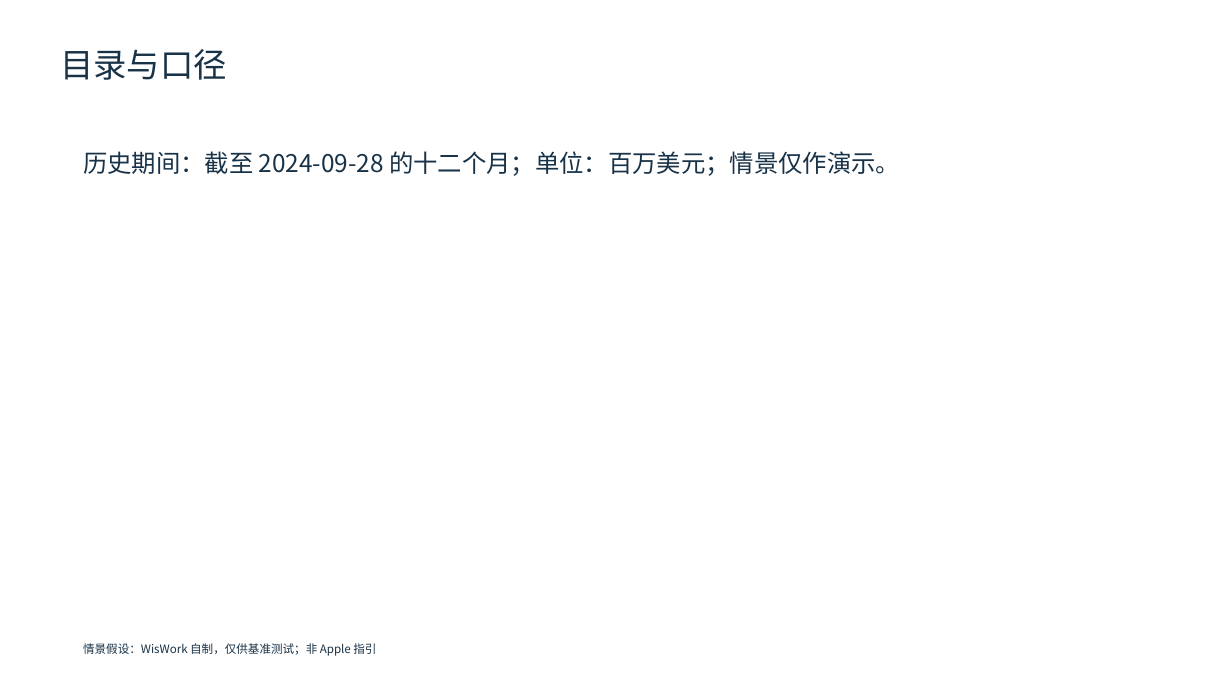
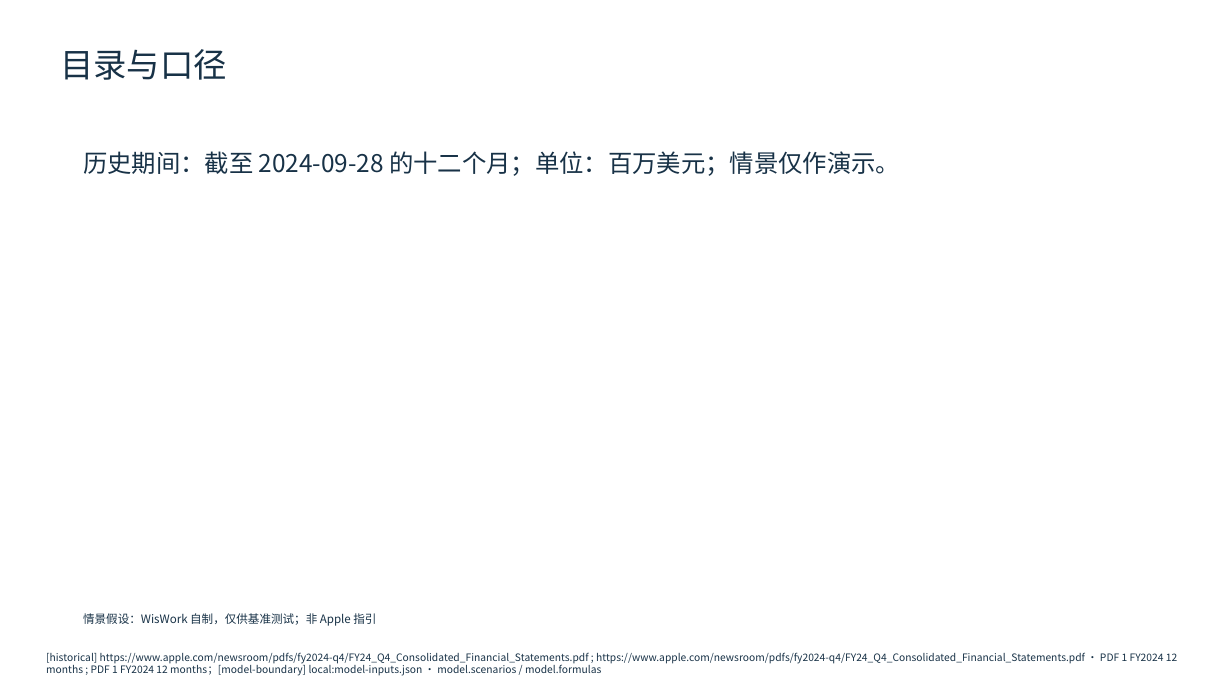
Before and after one commit to AtomInnoLab/WisWork, a slide deck: slide 2 of docs/product/ppt-benchmark-materials/PPT-P0-09/p0-09-reference.pptx. Drawn at 1232x693 pixels with LibreOffice and Linux fonts; fonts in the diff are those of the drawing. Boxes give left, top, right and bottom in pixels: in the first picture for what was removed or moved away, otherwise in the second. Text is boxed around its words. In the diff, an @@ line names an element or a change of style, - is before the commit and + after.

Commit message:
Add source-backed P0-09 scenario production bundle

```diff
--- a/docs/product/ppt-benchmark-materials/PPT-P0-09/p0-09-reference.pptx
+++ b/docs/product/ppt-benchmark-materials/PPT-P0-09/p0-09-reference.pptx
@@ text "情景假设：WisWork 自制，仅供基准测试；非 Apple 指引" moved from (x1=83, y1=643, x2=376, y2=656) to (x1=83, y1=613, x2=376, y2=626) @@
@@ text added at (x1=46, y1=652, x2=1177, y2=676), 8 pt, text #183247 @@
+[historical] https://www.apple.com/newsroom/pdfs/fy2024-q4/FY24_Q4_Consolidated_Financial_Statements.pdf ; https://www.apple.com/newsroom/pdfs/fy2024-q4/FY24_Q4_Consolidated_Financial_Statements.pdf · PDF 1 FY2024 12 months ; PDF 1 FY2024 12 months；[model-boundary] local:model-inputs.json · model.scenarios / model.formulas
```
Also in this commit, not shown: 7 other slides changed, 7 other files.
